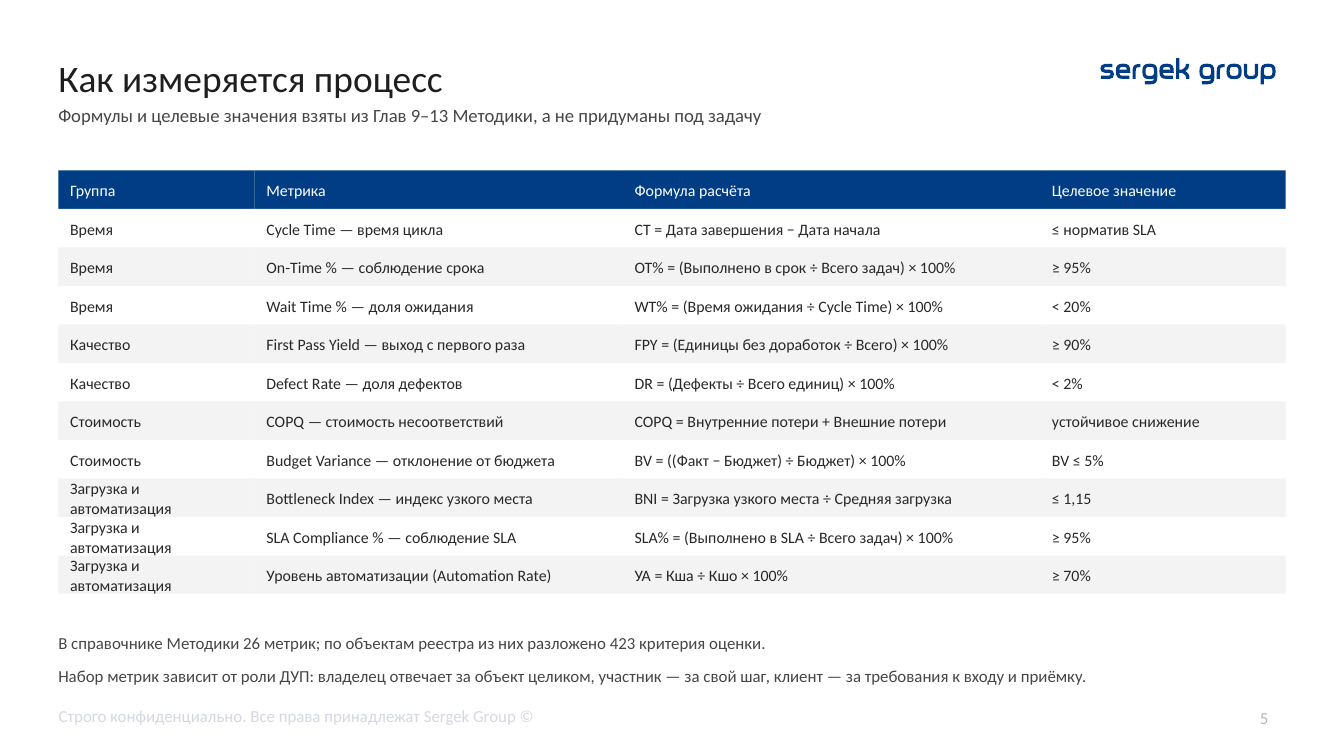
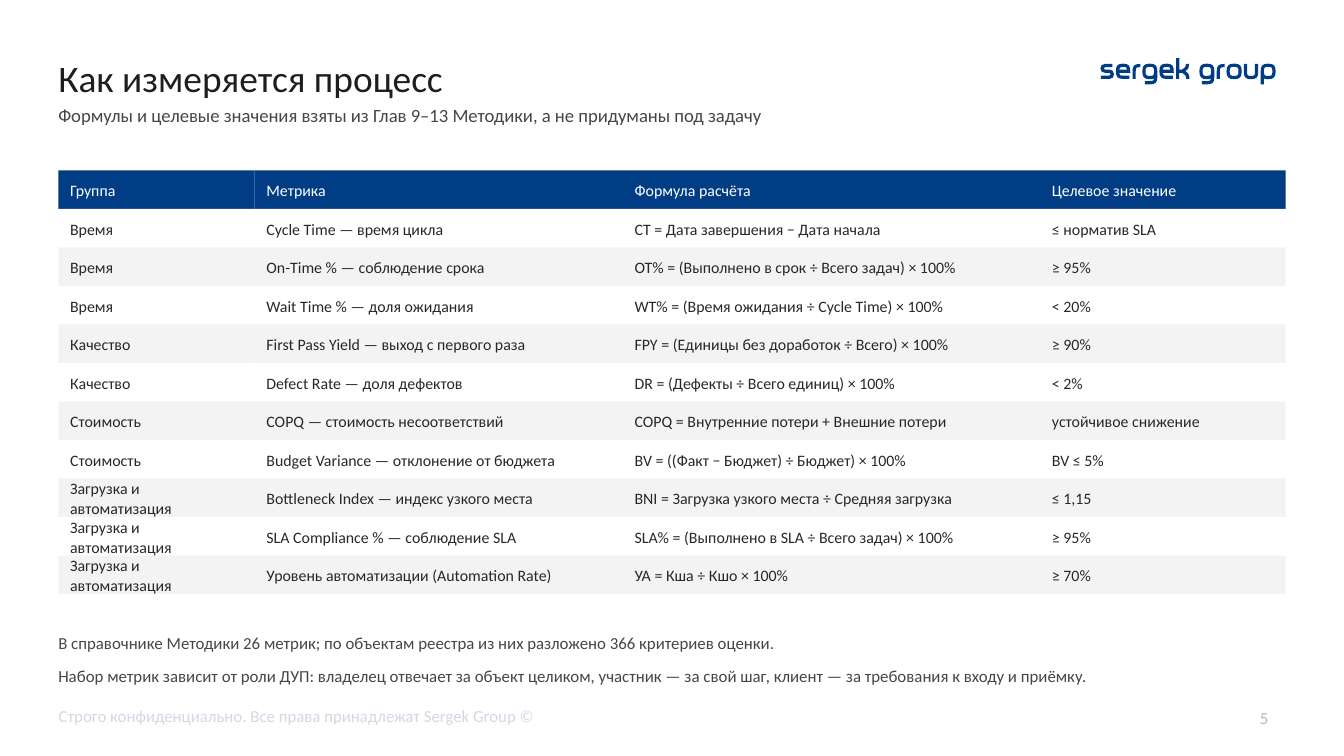
Before and after one commit to TemeshevProject/SG-DUP-Project, a slide deck: slide 5 of dup_project/02_Презентация/ДУП_Приоритеты_реинжиниринга_презентация.pptx. Drawn at 1344x756 pixels with LibreOffice and Linux fonts; fonts in the diff are those of the drawing. Boxes give left, top, right and bottom in pixels: in the first picture for what was removed or moved away, otherwise in the second. Text is boxed around its words. In the diff, an @@ line names an element or a change of style, - is before the commit and + after.

```diff
--- a/dup_project/02_Презентация/ДУП_Приоритеты_реинжиниринга_презентация.pptx
+++ b/dup_project/02_Презентация/ДУП_Приоритеты_реинжиниринга_презентация.pptx
@@ text at (58,637,774,652): text changed @@
-В справочнике Методики 26 метрик; по объектам реестра из них разложено 423 критерия оценки.
+В справочнике Методики 26 метрик; по объектам реестра из них разложено 366 критериев оценки.
```
Also in this commit, not shown: 14 other slides changed, 2 other files.
